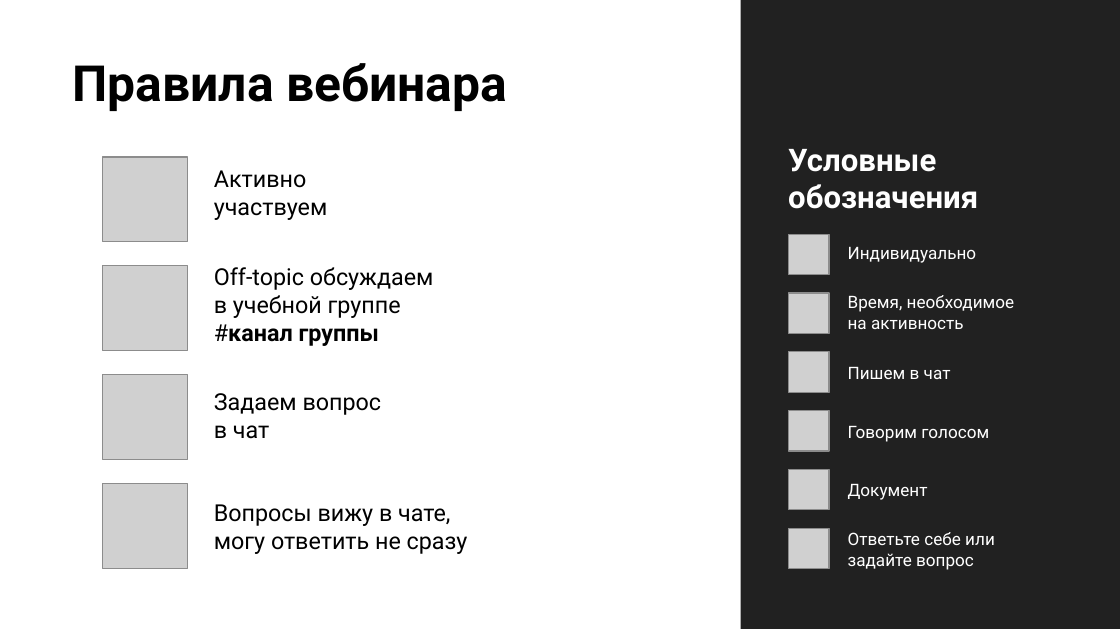
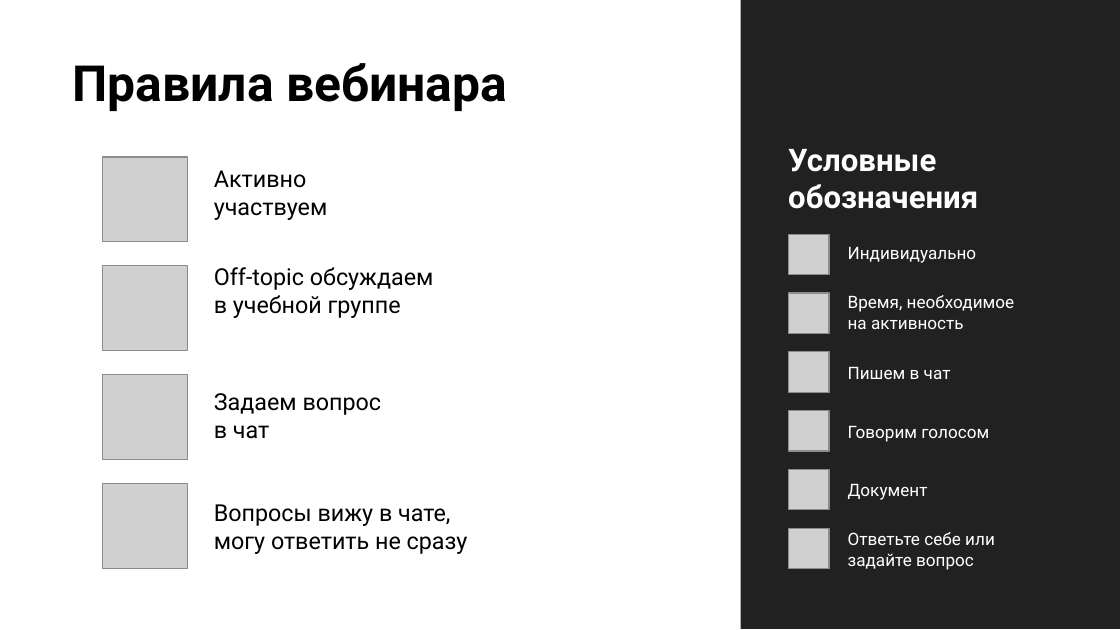
Before and after one commit to stureiko/Otus_lectures, a slide deck: slide 3 of MLOps/12 - Облачная инфраструктура/Presentation/Cloud infrastructure.pptx. Drawn at 1120x630 pixels with LibreOffice and Linux fonts; fonts in the diff are those of the drawing; grey boxes stand for pictures; background and template pictures are left out. Boxes give left, top, right and bottom in pixels: in the first picture for what was removed or moved away, otherwise in the second. Text is boxed around its words. In the diff, an @@ line names an element or a change of style, - is before the commit and + after.

```diff
--- a/MLOps/12 - Облачная инфраструктура/Presentation/Cloud infrastructure.pptx
+++ b/MLOps/12 - Облачная инфраструктура/Presentation/Cloud infrastructure.pptx
@@ text at (214,324,379,346): paragraph removed @@
-#канал группы
```
Also in this commit, not shown: 7 other slides changed, 12 slides added, 31 slides removed, 4 other files.
